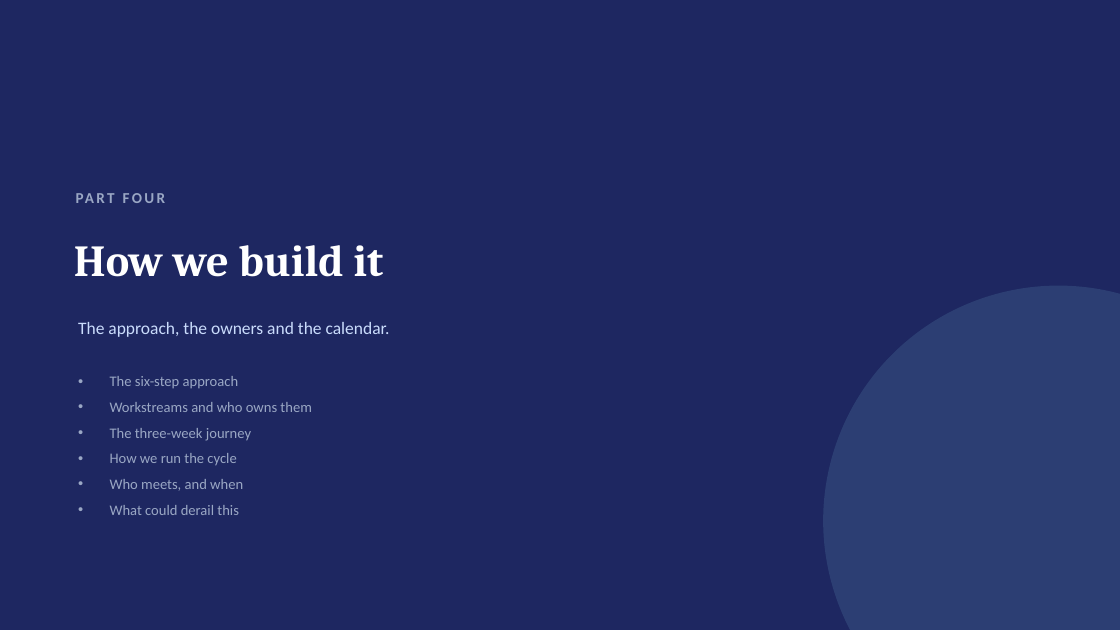
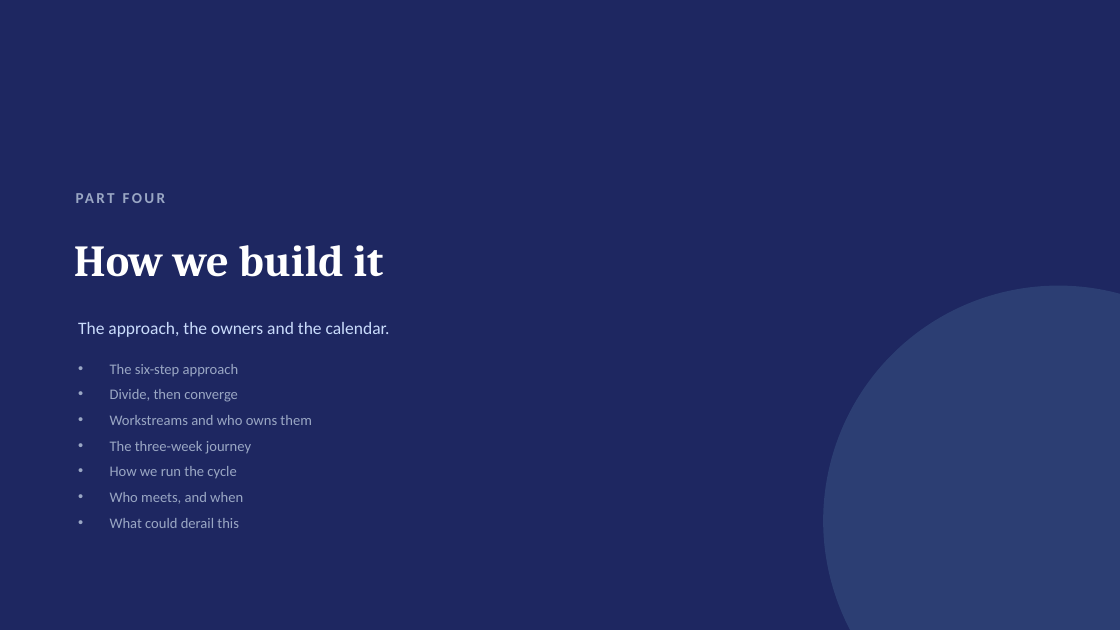
Before and after one commit to dhajjar-cyber/bae, a slide deck: slide 21 of FSI strategy/EAI&D-FSI-Strategy-Development-Plan.pptx. Drawn at 1120x630 pixels with LibreOffice and Linux fonts; fonts in the diff are those of the drawing. Boxes give left, top, right and bottom in pixels: in the first picture for what was removed or moved away, otherwise in the second. Text is boxed around its words. In the diff, an @@ line names an element or a change of style, - is before the commit and + after.

```diff
--- a/FSI strategy/EAI&D-FSI-Strategy-Development-Plan.pptx
+++ b/FSI strategy/EAI&D-FSI-Strategy-Development-Plan.pptx
@@ text at (x1=110, y1=389, x2=238, y2=402): paragraph added @@
+• Divide, then converge
```
Also in this commit, not shown: 3 other slides changed, 1 slide added, 1 other file.
